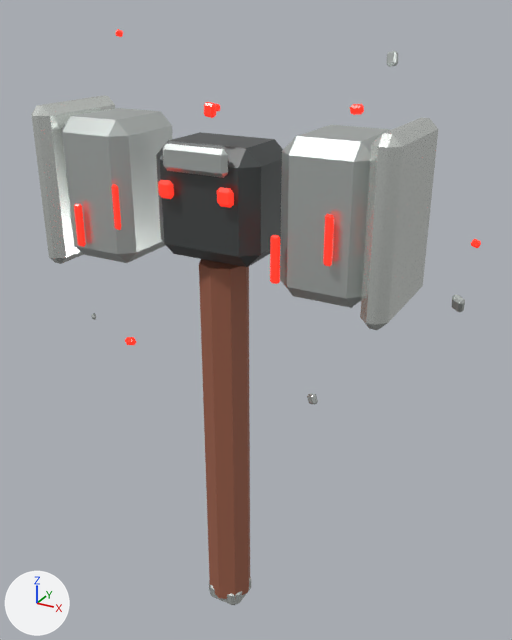
One commit to the glTF model assets/procedural/pretty/hoplite_golem_hammer.glb: the scene before it, then after it.
One viewpoint serves both versions: a camera (50 mm lens) standing at (1.19, -2.11, 2.46) and looking at (-0.02, 0.08, 1.37). Arrows for +X, +Y and +Z are at lower left; the lights stay in place. The older version comes first. Vertices at exactly the same position are counted once.

Objects in the first picture: 'hoplite_golem_hammer_root'.
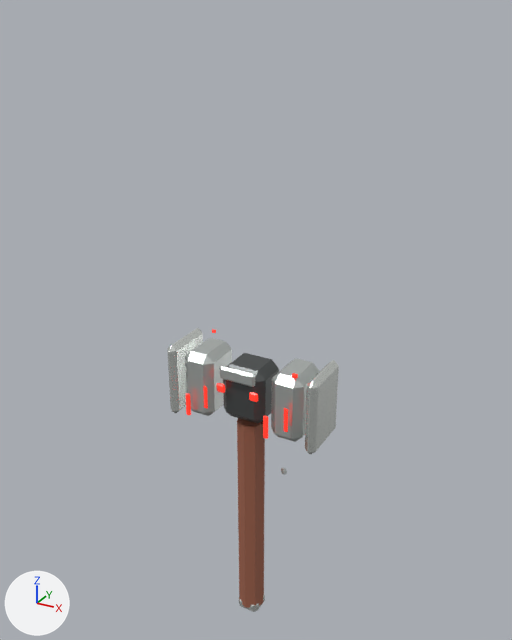
What differs and where, as boxes [x1, y1, x2, y2] in the pictures (512 x 640 px; the box of a moved part takes in the faces that stretch with it):
'hoplite_golem_hammer_root', reshaped (62% narrower, 51% shorter): before [32, 29, 481, 605]; after [167, 328, 339, 612]
part 1 of me_hoplite_golem_hammer_mesh, moved or reshaped: before [280, 125, 391, 308]; after [271, 358, 320, 442]
part 2 of me_hoplite_golem_hammer_mesh, moved or reshaped: before [162, 143, 228, 178]; after [220, 366, 255, 387]
part 3 of me_hoplite_golem_hammer_mesh, moved or reshaped: before [307, 393, 318, 404]; after [281, 468, 287, 474]
part 4 of me_hoplite_golem_hammer_mesh, moved or reshaped (not visible afterwards): before [156, 132, 283, 267]
part 5 of me_hoplite_golem_hammer_mesh, moved or reshaped: before [32, 96, 115, 264]; after [167, 328, 203, 413]
part 6 of me_hoplite_golem_hammer_mesh, moved or reshaped: before [360, 118, 438, 330]; after [305, 360, 339, 454]
part 7 of me_hoplite_golem_hammer_mesh, moved or reshaped: before [217, 187, 234, 208]; after [217, 383, 225, 393]
part 8 of me_hoplite_golem_hammer_mesh, moved or reshaped: before [158, 180, 174, 199]; after [249, 392, 258, 402]
part 9 of me_hoplite_golem_hammer_mesh, moved or reshaped: before [74, 204, 86, 247]; after [186, 393, 191, 415]
part 10 of me_hoplite_golem_hammer_mesh, moved or reshaped: before [111, 184, 121, 230]; after [203, 386, 208, 409]
part 11 of me_hoplite_golem_hammer_mesh, moved or reshaped: before [270, 235, 280, 284]; after [263, 416, 268, 439]
part 12 of me_hoplite_golem_hammer_mesh, moved or reshaped: before [323, 214, 334, 267]; after [284, 408, 288, 432]
part 13 of me_hoplite_golem_hammer_mesh, moved or reshaped: before [125, 337, 136, 345]; after [291, 373, 298, 378]
part 14 of me_hoplite_golem_hammer_mesh, moved or reshaped: before [204, 102, 216, 118]; after [212, 329, 216, 333]
part 15 of me_hoplite_golem_hammer_mesh, added: after [239, 595, 265, 612]
part 16 of me_hoplite_golem_hammer_mesh, deleted: before [62, 29, 481, 312]
part 17 of me_hoplite_golem_hammer_mesh, moved or reshaped: before [199, 259, 251, 605]; after [185, 338, 279, 608]

The change, as a list of edits to the scene's bpy script:
```text
Change me_hoplite_golem_hammer_mesh:
    remove me_hoplite_golem_hammer_mesh.from_pydata(...)  # 808 vertices, 1476 faces; spans x -0.81..0.81, y -0.23..0.23, z 0.0..2.4
    add me_hoplite_golem_hammer_mesh.from_pydata(...)  # 616 vertices, 1124 faces; spans x -0.32..0.32, y -0.12..0.12, z 0.0..1.35
    me_hoplite_golem_hammer_mesh part 1: the loose piece of 24 vertices spanning x 0.18..0.49, y -0.16..0.2, z 1.58..2.11 is scaled about its middle by (0.385, 0.531, 0.509), then moved by (-0.14, -0.01, -0.73)
    me_hoplite_golem_hammer_mesh part 2: the loose piece of 16 vertices spanning x -0.24..0.01, y -0.17..-0.14, z 1.96..2.05 is scaled about its middle by 0.603, then moved by (0.12, 0.06, -0.8)
    me_hoplite_golem_hammer_mesh part 3: the loose piece of 24 vertices spanning x 0.24..0.29, y -0.01..0.02, z 1.12..1.16 is scaled about its middle by 0.603, then moved by (-0.11, -0.01, -0.36)
    me_hoplite_golem_hammer_mesh part 4: the loose piece of 24 vertices spanning x -0.33..0.09, y -0.14..0.17, z 1.64..2.05 is scaled about its middle by (0.176, 0.254, 0.0535), then moved by (0.12, -0.01, -1.1)
    me_hoplite_golem_hammer_mesh part 5: the loose piece of 24 vertices spanning x -0.81..-0.72, y -0.19..0.23, z 1.55..2.14 is scaled about its middle by (0.44, 0.518, 0.505), then moved by (0.47, -0.01, -0.73)
    me_hoplite_golem_hammer_mesh part 6: the loose piece of 24 vertices spanning x 0.49..0.58, y -0.19..0.23, z 1.55..2.14 is scaled about its middle by (0.44, 0.518, 0.505), then moved by (-0.23, -0.01, -0.73)
    me_hoplite_golem_hammer_mesh part 7: the loose piece of 16 vertices spanning x -0.03..0.03, y -0.17..-0.15, z 1.87..1.93 is scaled about its middle by 0.603, then moved by (-0.07, 0.06, -0.75)
    me_hoplite_golem_hammer_mesh part 8: the loose piece of 16 vertices spanning x -0.27..-0.2, y -0.17..-0.15, z 1.87..1.93 is scaled about its middle by 0.603, then moved by (0.31, 0.06, -0.75)
    me_hoplite_golem_hammer_mesh part 9: the loose piece of 24 vertices spanning x -0.63..-0.6, y -0.2..-0.18, z 1.65..1.81 is scaled about its middle by 0.603, then moved by (0.4, 0.07, -0.69)
    me_hoplite_golem_hammer_mesh part 10: the loose piece of 24 vertices spanning x -0.45..-0.42, y -0.2..-0.18, z 1.74..1.9 is scaled about its middle by 0.603, then moved by (0.3, 0.07, -0.72)
    me_hoplite_golem_hammer_mesh part 11: the loose piece of 24 vertices spanning x 0.18..0.21, y -0.2..-0.18, z 1.65..1.81 is scaled about the mesh origin by 0.603
    me_hoplite_golem_hammer_mesh part 12: the loose piece of 24 vertices spanning x 0.36..0.4, y -0.2..-0.18, z 1.74..1.9 is scaled about its middle by 0.603, then moved by (-0.17, 0.07, -0.72)
    me_hoplite_golem_hammer_mesh part 13: the loose piece of 24 vertices spanning x -0.42..-0.37, y -0.23..-0.2, z 1.3..1.34 is scaled about its middle by (0.552, 0.513, 0.496), then moved by (0.62, 0.15, -0.06)
    me_hoplite_golem_hammer_mesh part 14: the loose piece of 24 vertices spanning x -0.09..-0.04, y -0.15..-0.12, z 2.15..2.19 is scaled about its middle by (0.262, 0.418, 0.233), then moved by (-0.07, 0.1, -0.83)
    me_hoplite_golem_hammer_mesh part 15: a new loose piece of 24 vertices spanning x -0.05..0.05, y -0.04..0.06, z 0.0..0.07, in mat_hammer_bright_edge (white #ecf1ec)
    me_hoplite_golem_hammer_mesh part 16: 9 loose pieces with 216 vertices, spanning x -0.72..0.81, y -0.16..0.23, z 1.57..2.4, are deleted
    me_hoplite_golem_hammer_mesh part 17: 1 vertex moved within x -0.16, y 0.08, z 1.25; 61 vertices removed from x -0.21..-0.02, y -0.08..0.11, z 0.0..1.61; 61 vertices added at x -0.26..0.09, y -0.09..0.11, z 0.03..1.25
    other edits to the shape of me_hoplite_golem_hammer_mesh do not show in these pictures
```
